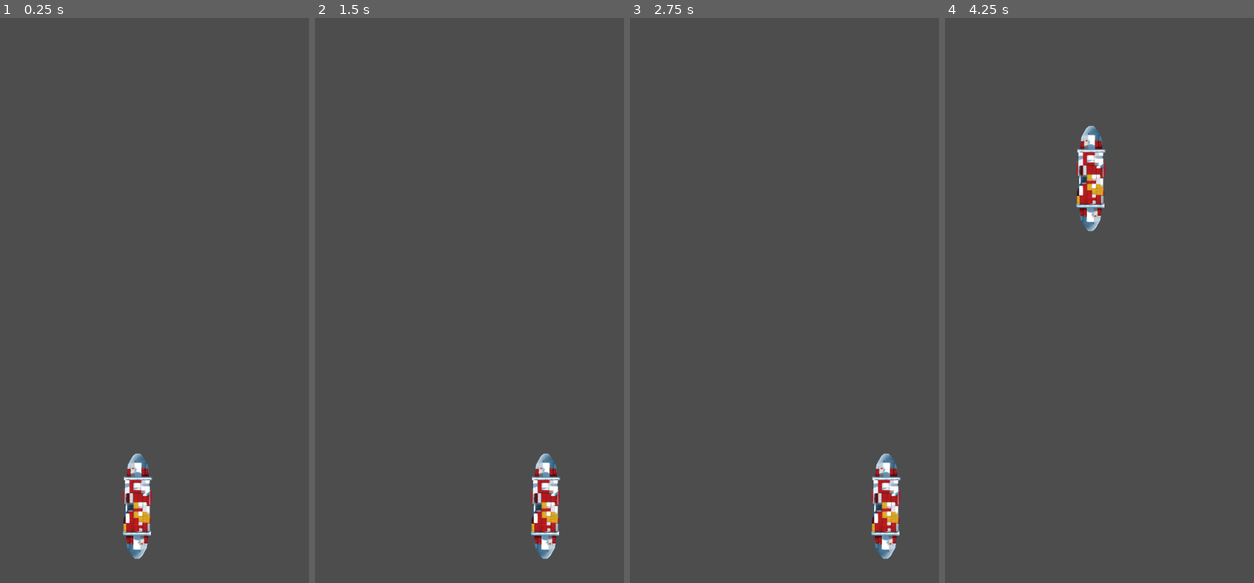
Above: before the commit, frames 1-4 (left to right).
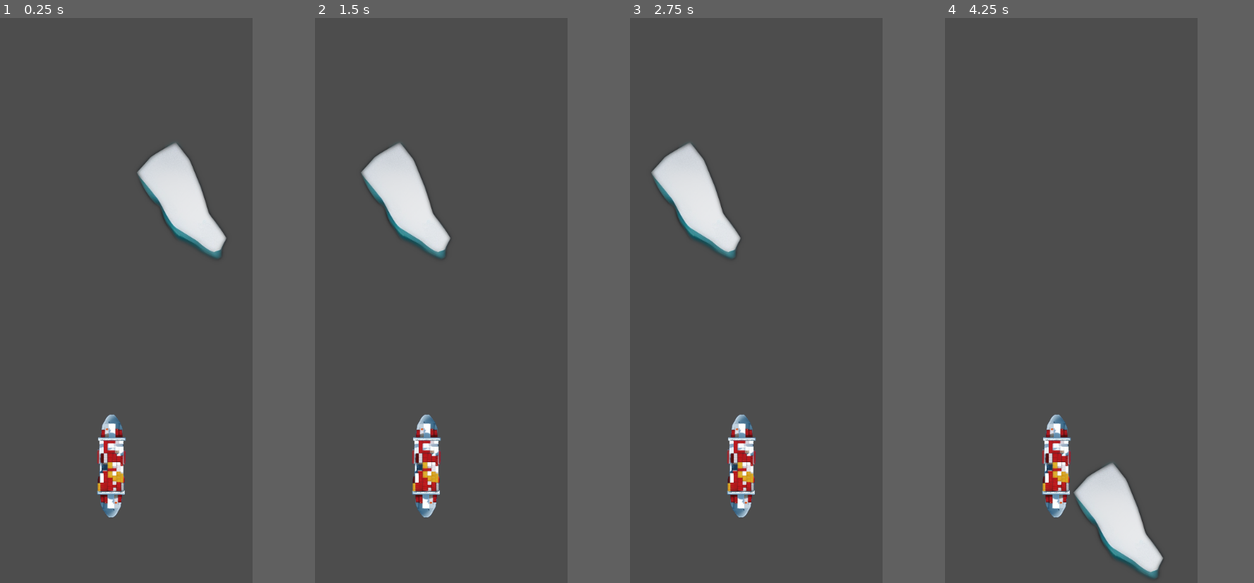
Above: after the commit, the same moments.

Repository: spatker/dont_break_the_ice
Game: Godot game, scene res://world.tscn
The game is run twice, just before and just after one commit, with the same random seed, the same clock (stepped at 60 frames per second) and the same inputs.
Inputs:
- Up to frame 1 (0.25 s): no input
- Up to frame 2 (1.5 s): tap Enter at 0.5 s; hold D (steer_right) 0.53-1.28 s; hold A (steer_left) from 1.28 s (still down)
- Up to frame 3 (2.75 s): release A (steer_left) at 2.03 s; hold D (steer_right) from 2.03 s (still down)
- Up to frame 4 (4.25 s): release D (steer_right) at 2.78 s; hold W (accelerate) 2.78-3.53 s; hold A (steer_left) from 3.53 s (still down)
In our replay, the window is 480x800 before the commit and 400x800 after it. These sizes can differ from the game's own. Grey fills any space a smaller window leaves; there, only what the larger window draws over its background counts as a difference.

The runs differ from the first frame. In frame 1, 5.6% of the frame differs, in the area x 31-74%, y 22-96%; in frame 2, 5.6%; in frame 3, 5.6%, in the area x 6-88%, y 22-96%; in frame 4, 5.6%.

Commit message:
add collision and camera
Signed-off-by: Peter Suti <spatker@gmail.com>

Diff:
--- /dev/null
+++ b/ice.gd
@@ -0,0 +1,11 @@
+extends Area2D
+
+
+# Called when the node enters the scene tree for the first time.
+func _ready():
+	pass # Replace with function body.
+
+
+# Called every frame. 'delta' is the elapsed time since the previous frame.
+func _process(delta):
+	pass
--- /dev/null
+++ b/ice_4.tscn
@@ -0,0 +1,13 @@
+[gd_scene load_steps=3 format=3 uid="uid://dvc80k7v3yfqa"]
+
+[ext_resource type="Texture2D" uid="uid://deise86102k27" path="res://assets/ice4.png" id="1_7ryk1"]
+[ext_resource type="Script" path="res://ice.gd" id="1_sjb6r"]
+
+[node name="ice4" type="Area2D"]
+script = ExtResource("1_sjb6r")
+
+[node name="Sprite2D" type="Sprite2D" parent="."]
+texture = ExtResource("1_7ryk1")
+
+[node name="CollisionPolygon2D" type="CollisionPolygon2D" parent="."]
+polygon = PackedVector2Array(-8, -104, -80, -56, -64, 0, -16, 56, 32, 88, 72, 104, 80, 72, 72, 56, 56, 32, 24, -56)
--- a/project.godot
+++ b/project.godot
@@ -17,8 +17,8 @@
 
 [display]
 
-window/size/viewport_width=600
-window/size/viewport_height=1000
+window/size/viewport_width=512
+window/size/viewport_height=1024
 window/size/resizable=false
 
 [input]
--- a/ship.gd
+++ b/ship.gd
@@ -14,7 +14,7 @@
 	if Input.is_action_just_pressed("accelerate"):
 		velocity.y = ACCELERATE_VELOCITY
 
-	# Get the input direction and handle the movement/deceleration.
+	# Get the input direction and handle the movement.
 	var direction = Input.get_axis("steer_left", "steer_right")
 	if direction:
 		velocity.x = direction * SPEED
@@ -22,3 +22,11 @@
 		velocity.x = move_toward(velocity.x, 0, SPEED)
 
 	move_and_slide()
+
+
+func _on_area_2d_body_entered(body):
+	pass
+
+
+func _on_area_2d_area_entered(area):
+	print_debug(area.name)
--- a/ship.tscn
+++ b/ship.tscn
@@ -13,3 +13,12 @@
 [node name="CollisionPolygon2D" type="CollisionPolygon2D" parent="."]
 scale = Vector2(5, 5)
 polygon = PackedVector2Array(0, -32, -6, -25, -8, 0, -6, 25, 0, 32, 6, 24, 8, 0, 6, -25)
+
+[node name="Area2D" type="Area2D" parent="."]
+
+[node name="CollisionPolygon2D" type="CollisionPolygon2D" parent="Area2D"]
+scale = Vector2(5.1, 5.1)
+polygon = PackedVector2Array(0, -32, -6, -25, -8, 0, -6, 25, 0, 32, 6, 24, 8, 0, 6, -25)
+
+[connection signal="area_entered" from="Area2D" to="." method="_on_area_2d_area_entered"]
+[connection signal="body_entered" from="Area2D" to="." method="_on_area_2d_body_entered"]
--- a/world.tscn
+++ b/world.tscn
@@ -1,9 +1,19 @@
-[gd_scene load_steps=2 format=3 uid="uid://h30l5gcax1y0"]
+[gd_scene load_steps=3 format=3 uid="uid://h30l5gcax1y0"]
 
 [ext_resource type="PackedScene" uid="uid://co4wfi3g7c3qk" path="res://ship.tscn" id="1_dkl2f"]
+[ext_resource type="PackedScene" uid="uid://dvc80k7v3yfqa" path="res://ice_4.tscn" id="2_cogg1"]
 
 [node name="world" type="Node2D"]
 
 [node name="ship" parent="." instance=ExtResource("1_dkl2f")]
-position = Vector2(296, 864)
+position = Vector2(224, 864)
 scale = Vector2(0.6, 0.6)
+z_index = 1
+
+[node name="Camera2D" type="Camera2D" parent="ship"]
+offset = Vector2(0, -300)
+current = true
+rotation_smoothing_enabled = true
+
+[node name="ice4" parent="." instance=ExtResource("2_cogg1")]
+position = Vector2(352, 384)
